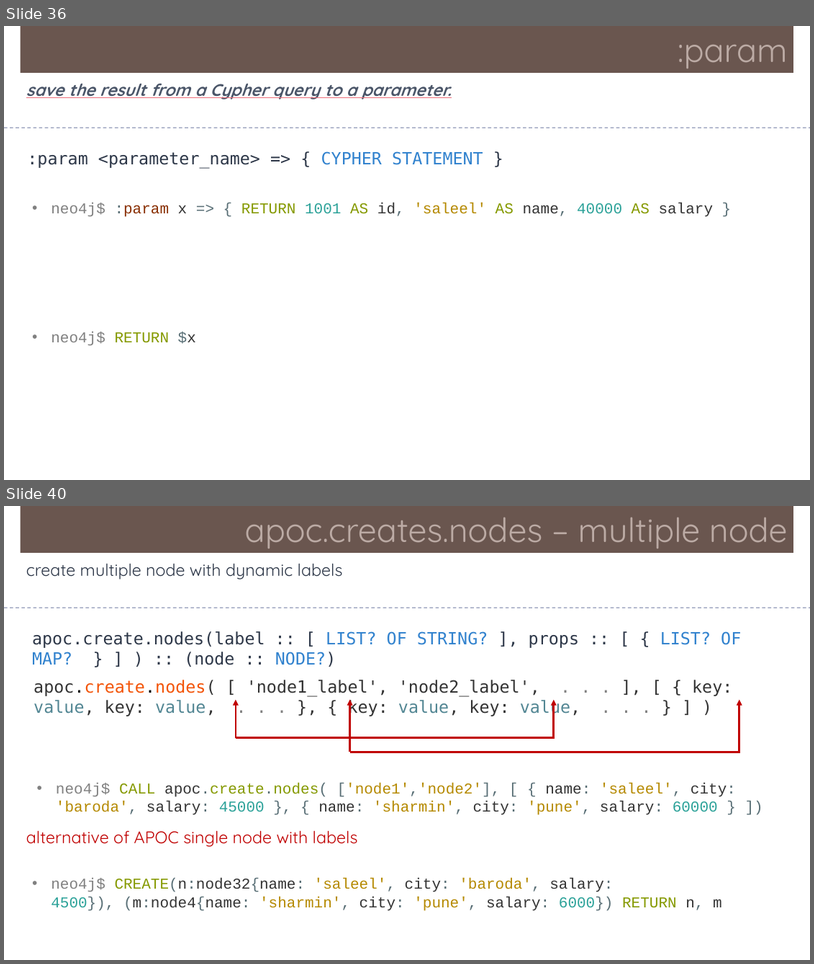
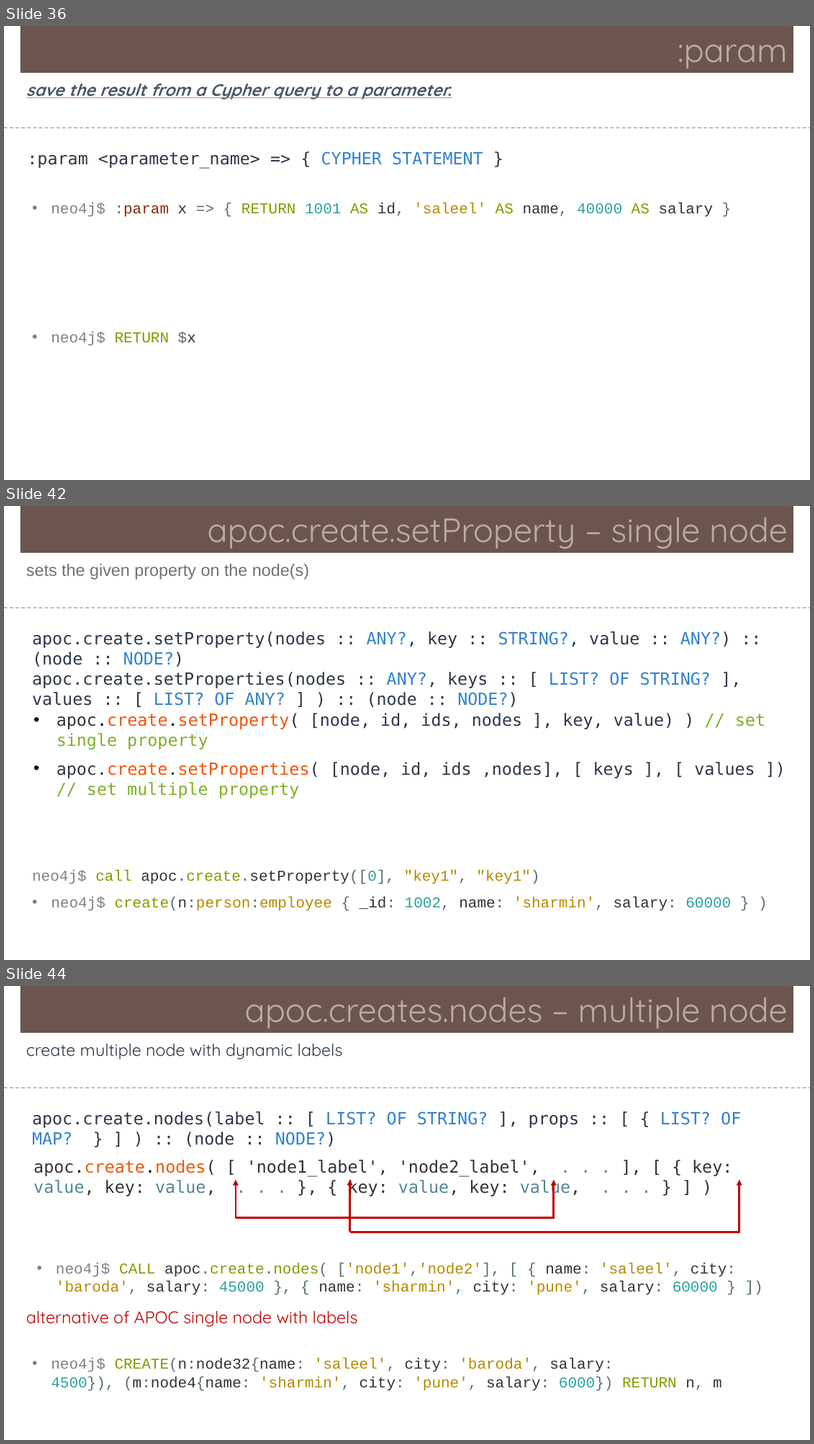
Before and after one commit to Saleel-Bagde/PPT-s, a slide deck: Neo4j.pptx. Shown one above the other, each under a label of ours: slides 36 and 40 before the commit, slides 36, 42 and 44 after it; the slides between them are not shown. The pictures are 814x964 and 814x1444 pixels, drawn with LibreOffice and Linux fonts; fonts in the diff are those of the drawing. Boxes give left, top, right and bottom in pixels: in the first picture for what was removed or moved away, otherwise in the second. Text is boxed around its words. In the diff, an @@ line names an element or a change of style, - is before the commit and + after.

```diff
--- a/Neo4j.pptx
+++ b/Neo4j.pptx
@@ slide 42 added at bbox=[4, 506, 810, 960], background #FFFFFF @@
@@ rectangle added at bbox=[21, 506, 794, 553], fill #6A5650, 40 pt, text #BCABA5 @@
+apoc.create.setProperty – single node
@@ text added at bbox=[26, 564, 309, 579], 20 pt, text #717172 @@
+sets the given property on the node(s)
@@ line added from (4, 608) to (810, 608), #6E78A0 0.99 pt dashed @@
@@ text added at bbox=[32, 631, 731, 707], 20 pt, text #2D3748 @@
+apoc.create.setProperty(nodes :: ANY?, key :: STRING?, value :: ANY?) :: (node :: NODE?)
+apoc.create.setProperties(nodes :: ANY?, keys :: [ LIST? OF STRING? ], values :: [ LIST? OF ANY? ] ) :: (node :: NODE?)
@@ text added at bbox=[57, 713, 766, 798], 20 pt, text #2D3748 @@
+• apoc.create.setProperty( [node, id, ids, nodes ], key, value) ) // set single property
+• apoc.create.setProperties( [node, id, ids ,nodes], [ keys ], [ values ]) // set multiple property
@@ text added at bbox=[32, 870, 731, 911], 18 pt, text #B58900 @@
+neo4j$ call apoc.create.setProperty([0], "key1", "key1")
+• neo4j$ create(n:person:employee { _id: 1002, name: 'sharmin', salary: 60000 } )
@@ what was slide 40 is now slide 44 @@
```
Also in this commit, not shown: 5 slides changed, 4 other slides added.
